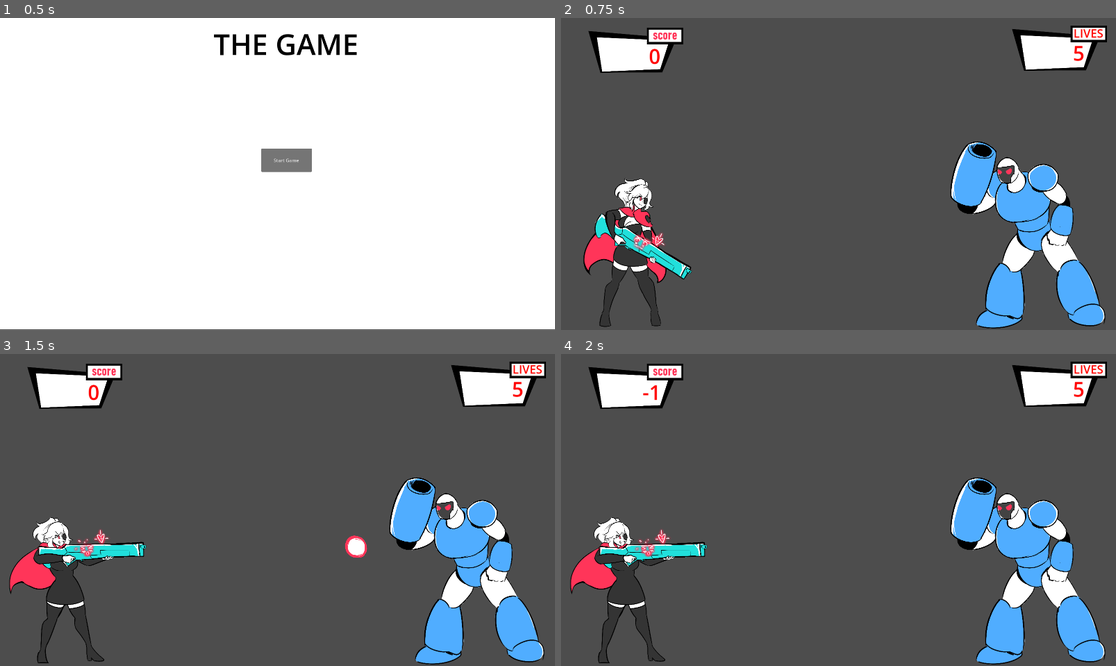
Above: before the commit, frames 1-4 (two rows, left to right).
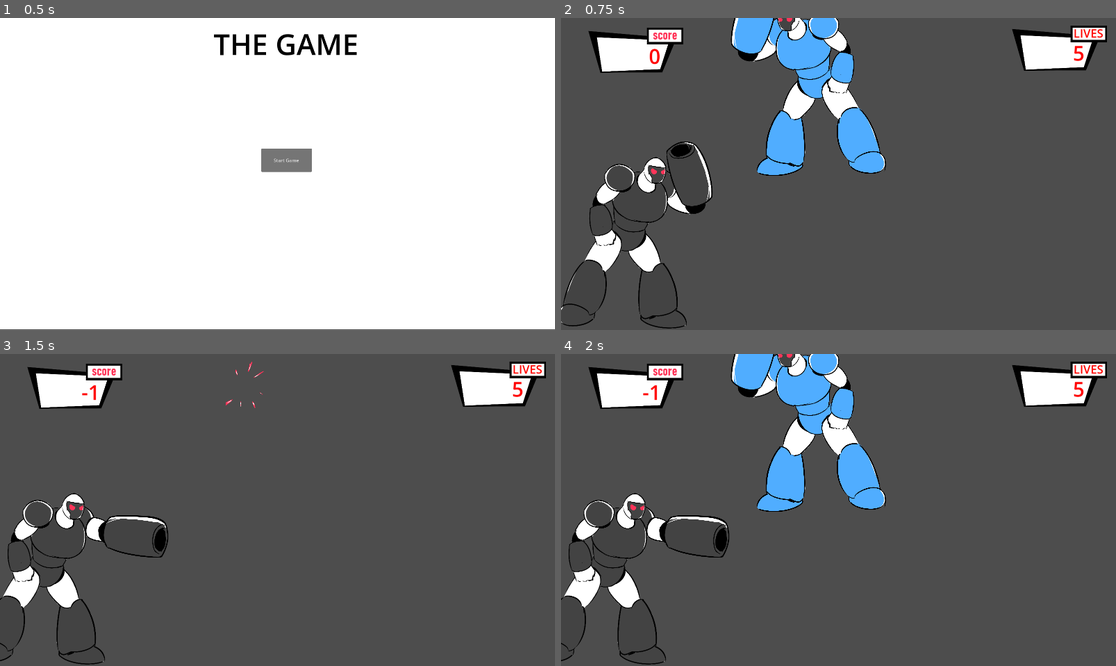
Above: after the commit, the same moments.

Repository: LaceSpades/Brackeys-2025.2
Game: Godot game, scene res://scenes/main_menu.tscn
Same seed, same stepped clock (60 frames per second), same inputs: the game is played once before the commit and once after it.
Inputs (mouse positions are in pixels of both pictures, inside the frame that each line leads up to):
- Up to frame 1 (0.5 s): no input
- Up to frame 2 (0.75 s): click "Start Game" at 0.5 s
- Up to frame 3 (1.5 s): tap Enter at 1.25 s; move the mouse to (399, 494) at 1.27 s; tap Space (interact) at 1.35 s
- Up to frame 4 (2 s): no input

Frame 1 is identical in both runs. In frame 2, 19% of the frame differs, in the area x 0-99%, y 0-100%; in frame 3, 13%; in frame 4, 20%.

Commit message:
Implement basic whos who mode

Diff:
--- /dev/null
+++ b/scenes/enemy_sus.tscn
@@ -0,0 +1,49 @@
+[gd_scene load_steps=6 format=3 uid="uid://dh0om8f6wauhi"]
+
+[ext_resource type="PackedScene" uid="uid://biicec4xpag0v" path="res://scenes/enemy.tscn" id="1_opm33"]
+[ext_resource type="Texture2D" uid="uid://cl2x7g08k2in" path="res://assets/sprites/Vendetta_02_Shot_Fired.png" id="2_axm1r"]
+[ext_resource type="Texture2D" uid="uid://ifsclfax24f2" path="res://assets/sprites/Vendetta_01_Idle_Pose.png" id="3_g7alp"]
+
+[sub_resource type="SpriteFrames" id="SpriteFrames_tx3pf"]
+animations = [{
+"frames": [{
+"duration": 1.0,
+"texture": ExtResource("2_axm1r")
+}],
+"loop": true,
+"name": &"attack",
+"speed": 5.0
+}, {
+"frames": [],
+"loop": true,
+"name": &"die",
+"speed": 5.0
+}, {
+"frames": [{
+"duration": 1.0,
+"texture": ExtResource("3_g7alp")
+}],
+"loop": true,
+"name": &"idle",
+"speed": 5.0
+}]
+
+[sub_resource type="RectangleShape2D" id="RectangleShape2D_klhq6"]
+size = Vector2(125, 703)
+
+[node name="Enemy" instance=ExtResource("1_opm33")]
+
+[node name="Sprite" parent="." index="3"]
+position = Vector2(-99, -254)
+scale = Vector2(-0.25, 0.25)
+sprite_frames = SubResource("SpriteFrames_tx3pf")
+
+[node name="CollisionShape2D" parent="." index="4"]
+position = Vector2(-80.5, -349.5)
+shape = SubResource("RectangleShape2D_klhq6")
+
+[node name="Warning" parent="." index="5"]
+position = Vector2(-22, -573)
+
+[node name="MuzzleFlash" parent="." index="6"]
+position = Vector2(-403, -389)
--- a/scenes/game.tscn
+++ b/scenes/game.tscn
@@ -10,7 +10,9 @@
 [ext_resource type="PackedScene" uid="uid://dk5qragwbmcig" path="res://scenes/yellow_enemy.tscn" id="5_kvuet"]
 [ext_resource type="AudioStream" uid="uid://b5a1xsqcnqn25" path="res://assets/music/game.wav" id="6_p57ef"]
 [ext_resource type="PackedScene" uid="uid://cg3o8hpbrgk6c" path="res://scenes/blue_enemy.tscn" id="6_u5sy4"]
+[ext_resource type="PackedScene" uid="uid://dh0om8f6wauhi" path="res://scenes/enemy_sus.tscn" id="7_kvuet"]
 [ext_resource type="Texture2D" uid="uid://dnlidkyb17n16" path="res://assets/sprites/score_overlay_blank.png" id="7_u5sy4"]
+[ext_resource type="PackedScene" uid="uid://b0bdowacrel02" path="res://scenes/player_sus.tscn" id="12_dinhu"]
 
 [sub_resource type="LabelSettings" id="LabelSettings_gee14"]
 font_size = 40
@@ -22,6 +24,8 @@
 red_enemy = ExtResource("3_dinhu")
 blue_enemy = ExtResource("6_u5sy4")
 yellow_enemy = ExtResource("5_kvuet")
+player_sus = ExtResource("12_dinhu")
+enemy_sus = ExtResource("7_kvuet")
 
 [node name="Camera2D" type="Camera2D" parent="."]
 
--- /dev/null
+++ b/scenes/player_sus.tscn
@@ -0,0 +1,49 @@
+[gd_scene load_steps=6 format=3 uid="uid://b0bdowacrel02"]
+
+[ext_resource type="PackedScene" uid="uid://dvke3s2413ele" path="res://scenes/player.tscn" id="1_cxltc"]
+[ext_resource type="Texture2D" uid="uid://dpgl3hagyqjgb" path="res://assets/sprites/Cannon_Head_02_Shot_Fired.png" id="2_pirjt"]
+[ext_resource type="Texture2D" uid="uid://d3mdix15oveap" path="res://assets/sprites/Cannon_Head_01_Idle.png" id="3_bd2yu"]
+
+[sub_resource type="SpriteFrames" id="SpriteFrames_u1t88"]
+animations = [{
+"frames": [{
+"duration": 1.0,
+"texture": ExtResource("2_pirjt")
+}],
+"loop": true,
+"name": &"attack",
+"speed": 5.0
+}, {
+"frames": [],
+"loop": true,
+"name": &"die",
+"speed": 5.0
+}, {
+"frames": [{
+"duration": 1.0,
+"texture": ExtResource("3_bd2yu")
+}],
+"loop": true,
+"name": &"idle",
+"speed": 5.0
+}]
+
+[sub_resource type="RectangleShape2D" id="RectangleShape2D_cxltc"]
+size = Vector2(348, 599.5)
+
+[node name="Player" instance=ExtResource("1_cxltc")]
+
+[node name="Sprite" parent="." index="0"]
+position = Vector2(27, -331)
+scale = Vector2(-0.25, 0.25)
+sprite_frames = SubResource("SpriteFrames_u1t88")
+frame_progress = 0.595533
+
+[node name="CollisionShape2D" parent="." index="1"]
+position = Vector2(-72, -299)
+rotation = -3.14159
+scale = Vector2(1, -1)
+shape = SubResource("RectangleShape2D_cxltc")
+
+[node name="MuzzleFlash" parent="." index="3"]
+position = Vector2(379, -440)
--- a/scripts/game_manager.gd
+++ b/scripts/game_manager.gd
@@ -5,6 +5,8 @@
 @export var red_enemy: PackedScene
 @export var blue_enemy: PackedScene
 @export var yellow_enemy: PackedScene
+@export var player_sus: PackedScene
+@export var enemy_sus: PackedScene
 
 @onready var camera: Camera2D = $Camera2D
 @onready var player: Player = $Player
@@ -23,7 +25,6 @@
 var flipped = 1
 
 func _ready() -> void:
-	print(Globals.current_mode)
 	if Globals.current_mode == "new_game":
 		Globals.reset()
 	elif Globals.current_mode == "health_boost":
@@ -48,6 +49,14 @@
 		enemy_position_x = -750
 	elif Globals.current_mode == "more_encounters":
 		encounter_modifier = 3
+	elif Globals.current_mode == "whos_who_enemy":
+		var temp_player = player_sus.instantiate()
+		add_child(temp_player)
+		temp_player.position.x = player.position.x
+		temp_player.position.y = player.position.y
+		player.queue_free()
+		player = temp_player
+		temp_player.game_manager = self
 
 	transition.self_modulate.a = 0
 	update_score()
@@ -58,16 +67,19 @@
 func prepare_run() -> void:
 	# Setup multiple encounters in a run
 	for n in rng.randi_range(3 + encounter_modifier, 6 + encounter_modifier):
-		var enemy_choice = rng.randi_range(0, 3)
-		match enemy_choice:
-			0:
-				enemies.append(grey_enemy.instantiate())
-			1:
-				enemies.append(red_enemy.instantiate())
-			2:
-				enemies.append(yellow_enemy.instantiate())
-			3:
-				enemies.append(blue_enemy.instantiate())
+		if Globals.current_mode != "whos_who_player":
+			var enemy_choice = rng.randi_range(0, 3)
+			match enemy_choice:
+				0:
+					enemies.append(grey_enemy.instantiate())
+				1:
+					enemies.append(red_enemy.instantiate())
+				2:
+					enemies.append(yellow_enemy.instantiate())
+				3:
+					enemies.append(blue_enemy.instantiate())
+		else:
+			enemies.append(enemy_sus.instantiate())
 
 func update_score() -> void:
 	label.text = str(Globals.score)
@@ -77,9 +89,12 @@
 
 func start_encounter() -> void:
 	current_enemy = enemies.pop_front()
-	current_enemy.position.x = enemy_position_x
-	current_enemy.position.y = enemy_position_y
-	current_enemy.scale.x *= flipped
+	if Globals.current_mode == "whos_who_player" or Globals.current_mode == "whos_who_enemy":
+		pass
+	else:
+		current_enemy.position.x = enemy_position_x
+		current_enemy.position.y = enemy_position_y
+		current_enemy.scale.x *= flipped
 	add_child(current_enemy)
 
 	start_round()
--- a/scripts/globals.gd
+++ b/scripts/globals.gd
@@ -21,7 +21,7 @@
 	current_player_lives = DEFAULT_PLAYER_LIVES
 
 func reset_game() -> void:
-	current_mode = "new_game"
+	current_mode = "whos_who_enemy"
 
 func risk_it(mode: int) -> void:
 	if mode == -1:
Not shown: 1 places in scenes/game.tscn that only renumber resources
